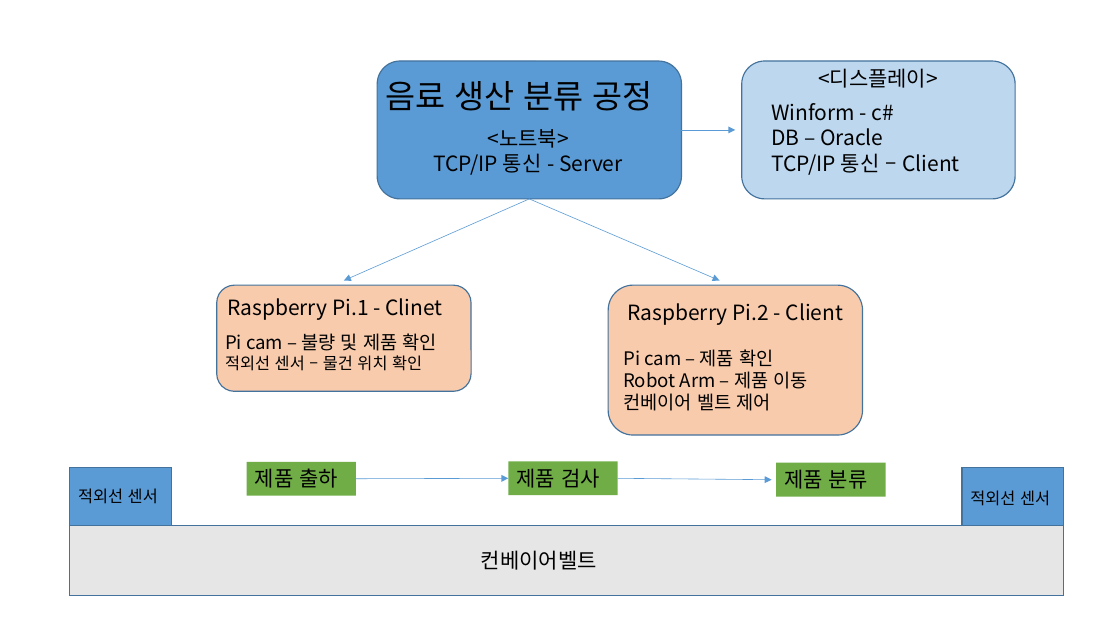
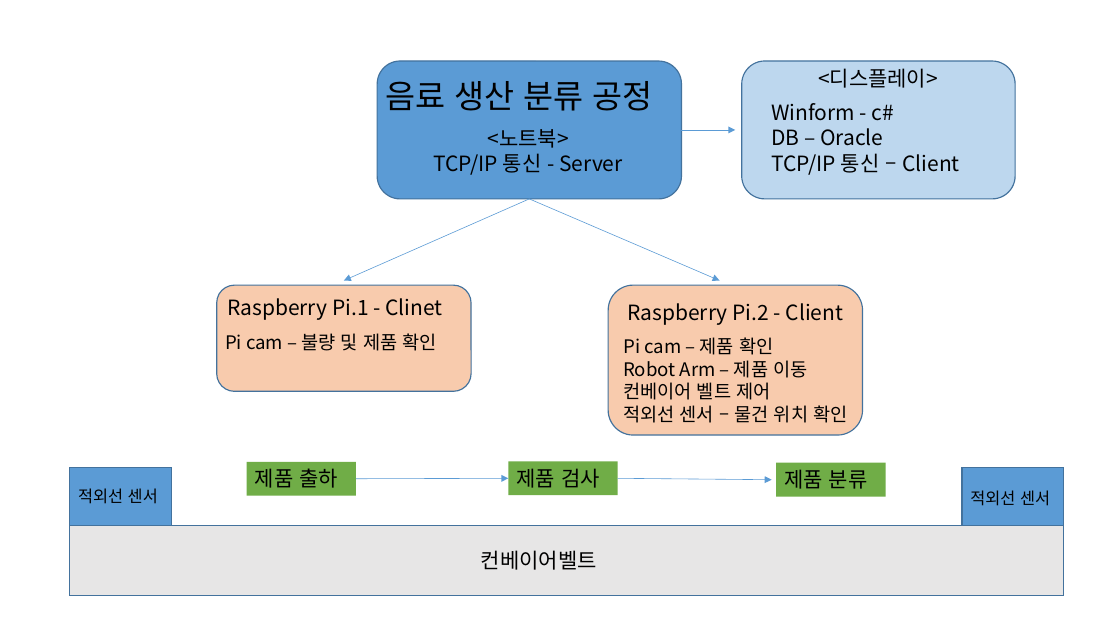
Before and after one commit to ANU-SmartFactory2021/ANU-SmartFactory2021, a slide deck: slide 2 of doc/01. 프로젝트 설계/01. 소프트웨어 요구사항 명세서/2조 구조.pptx. Drawn at 1120x630 pixels with LibreOffice and Linux fonts; fonts in the diff are those of the drawing. Boxes give left, top, right and bottom in pixels: in the first picture for what was removed or moved away, otherwise in the second. Text is boxed around its words. In the diff, an @@ line names an element or a change of style, - is before the commit and + after.

Commit message:
구조 ppt 수정

```diff
--- a/doc/01. 프로젝트 설계/01. 소프트웨어 요구사항 명세서/2조 구조.pptx
+++ b/doc/01. 프로젝트 설계/01. 소프트웨어 요구사항 명세서/2조 구조.pptx
@@ text at (225,355,422,371): paragraph removed @@
-적외선 센서 – 물건 위치 확인
@@ text "Pi cam – 제품 확인": place and size @@
-text "Pi cam – 제품 확인" at (623,371,807,411)
+text "Pi cam – 제품 확인" at (623,337,847,423)
@@ text at (623,405,847,423): paragraph added @@
+적외선 센서 – 물건 위치 확인
```
